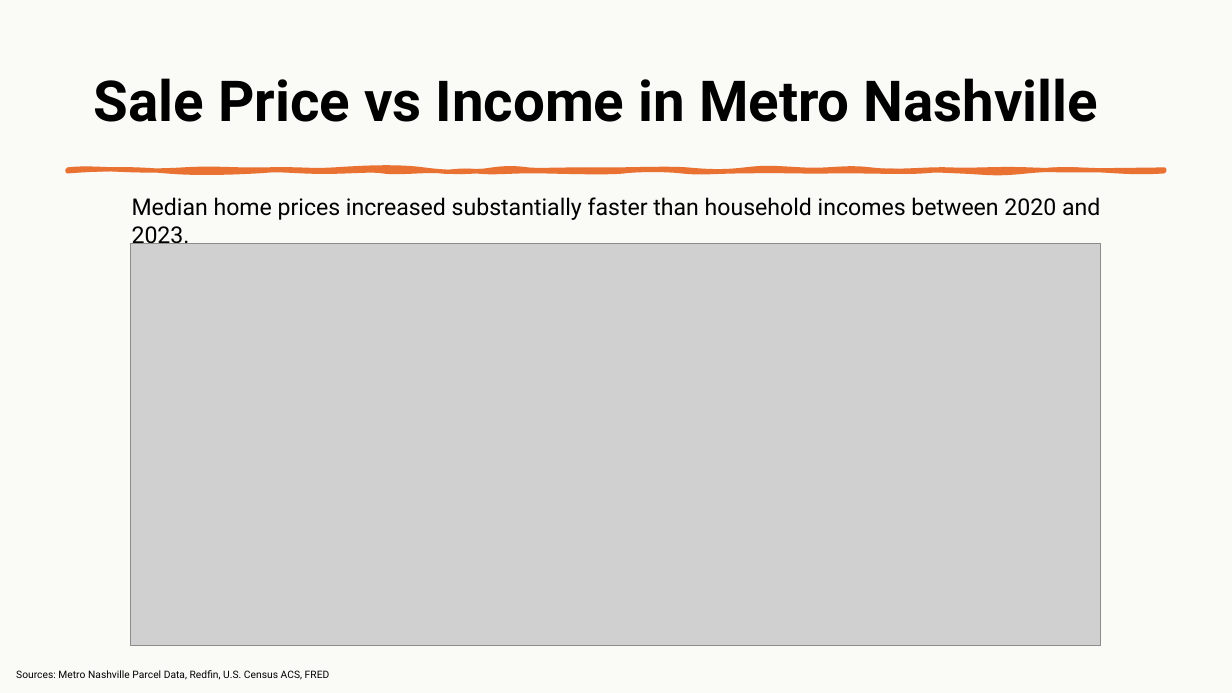
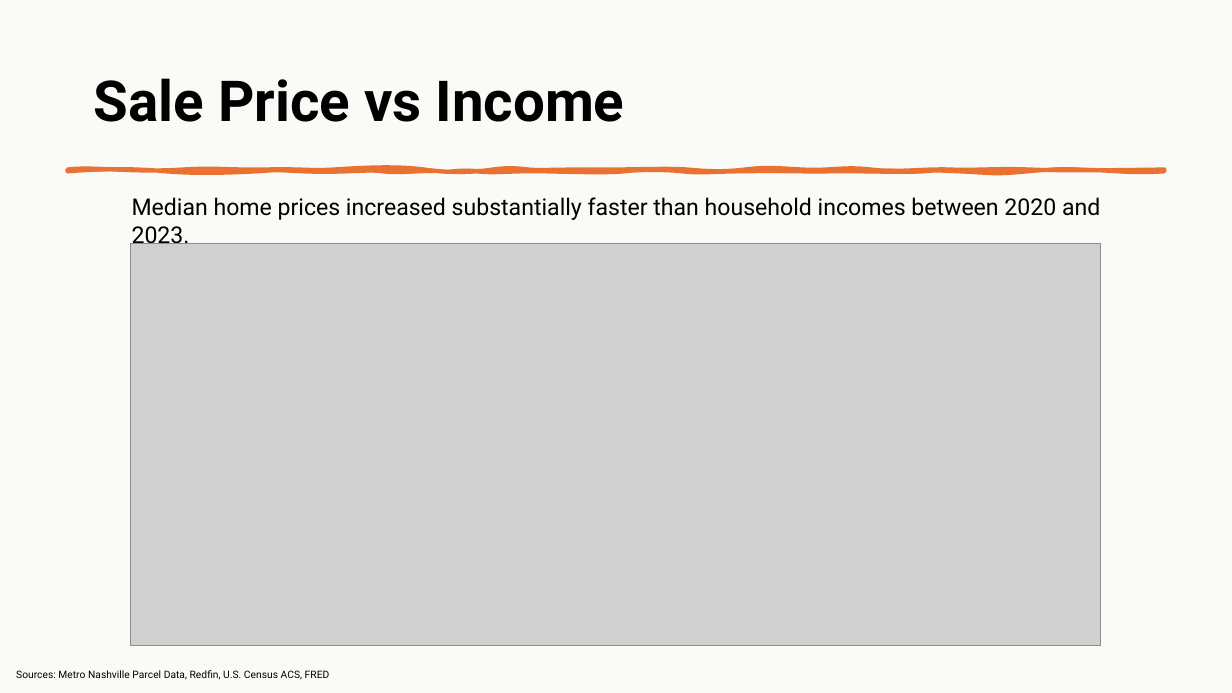
Before and after one commit to lukemgaff/Capstone-Project, a slide deck: slide 6 of Nashville Housing Presentation.pptx. Drawn at 1232x693 pixels with LibreOffice and Linux fonts; fonts in the diff are those of the drawing; grey boxes stand for pictures. Boxes give left, top, right and bottom in pixels: in the first picture for what was removed or moved away, otherwise in the second. Text is boxed around its words. In the diff, an @@ line names an element or a change of style, - is before the commit and + after.

```diff
--- a/Nashville Housing Presentation.pptx
+++ b/Nashville Housing Presentation.pptx
@@ title at [94,78,625,122]: text changed @@
-Sale Price vs Income in Metro Nashville
+Sale Price vs Income
```
Also in this commit, not shown: 4 other slides changed.
